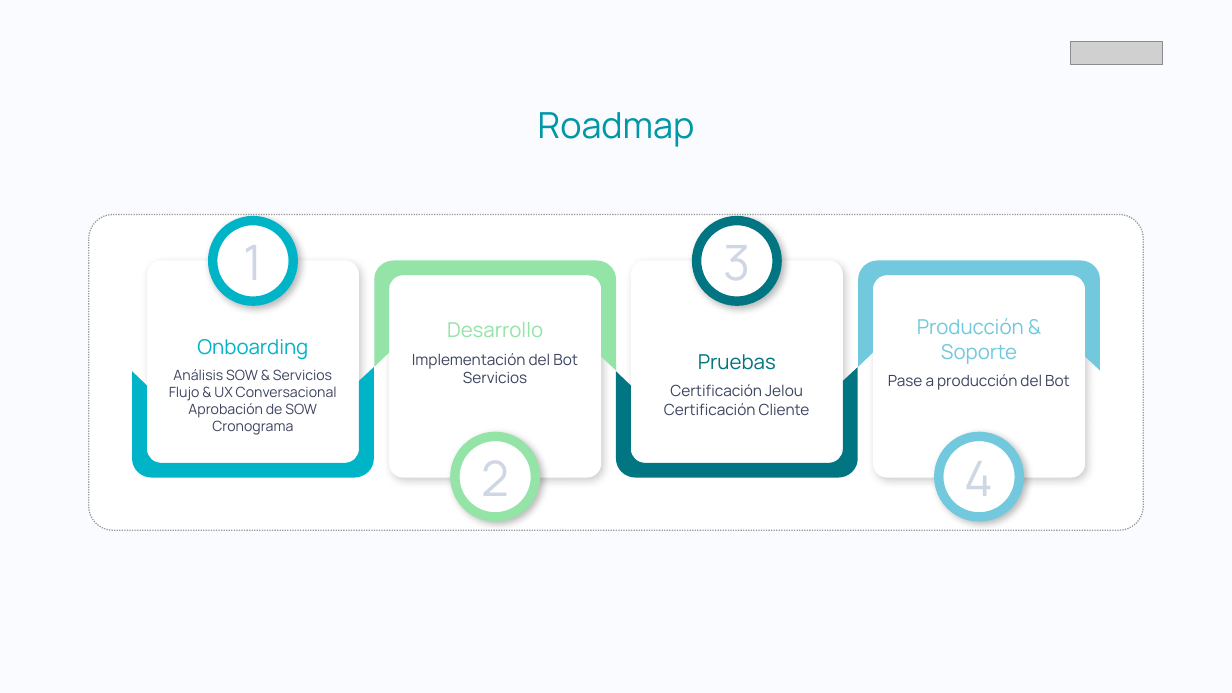
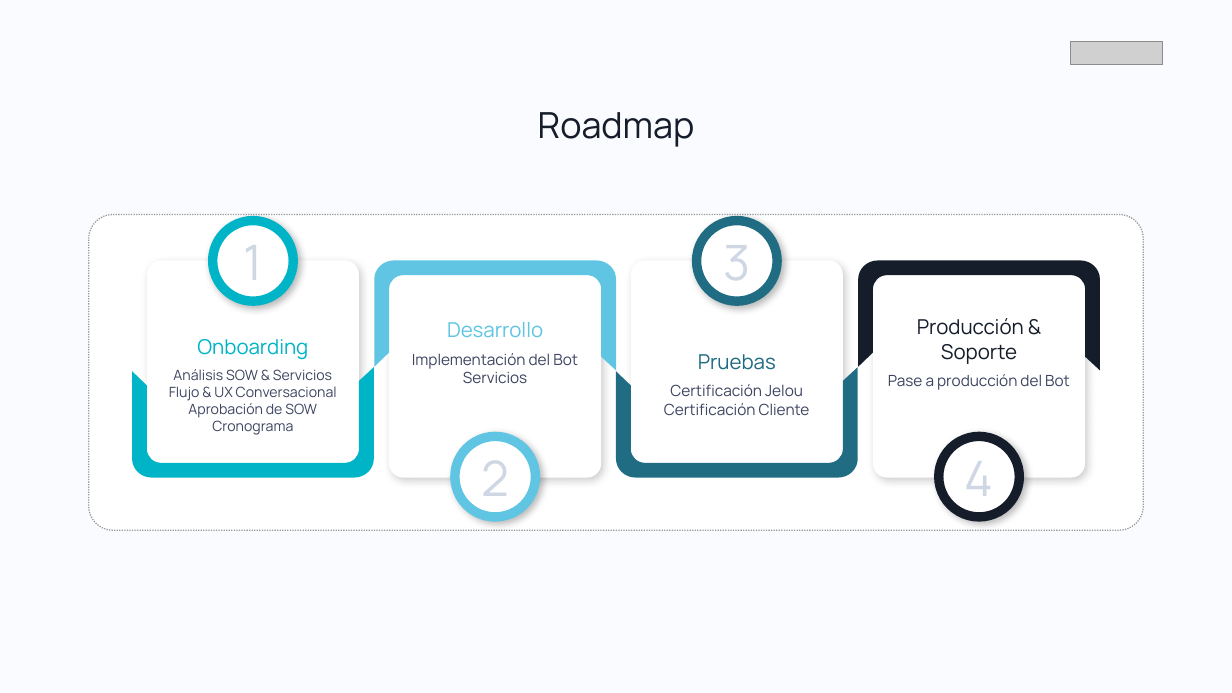
Before and after one commit to danielborja-Jelou/jelou-sow-studio, a slide deck: slide 2 of assets/kickoff-template.pptx. Drawn at 1232x693 pixels with LibreOffice and Linux fonts; fonts in the diff are those of the drawing; grey boxes stand for pictures. Boxes give left, top, right and bottom in pixels: in the first picture for what was removed or moved away, otherwise in the second. Text is boxed around its words. In the diff, an @@ line names an element or a change of style, - is before the commit and + after.

```diff
--- a/assets/kickoff-template.pptx
+++ b/assets/kickoff-template.pptx
@@ text "Roadmap" at (538, 112, 695, 147): text colour #0097A7 to #151C2A @@
@@ ellipse at (697, 221, 777, 301): outline #027582 7.3 pt to #206C83 7.3 pt @@
@@ freeform shape at (374, 261, 616, 371): fill #94E3A7 to #5FC5E3 @@
@@ freeform shape at (859, 261, 1101, 371): fill #72C9DD to #151C2A @@
@@ text at (447, 322, 543, 338): text colour #94E3A7 to #5FC5E3 in "Desarrollo" @@
@@ text at (917, 318, 1024, 364): text colour #72C9DD to #151C2A in "Producción & Soporte" @@
@@ text at (698, 354, 776, 370): text colour #027582 to #206C83 in "Pruebas" @@
@@ freeform shape at (616, 367, 859, 478): fill #027582 to #206C83 @@
@@ ellipse at (455, 436, 535, 517): outline #94E3A7 7.3 pt to #5FC5E3 7.3 pt @@
@@ ellipse at (939, 436, 1019, 517): outline #72C9DD 7.3 pt to #151C2A 7.3 pt @@
```
Also in this commit, not shown: 1 other slide changed, 7 slides added, 8 other files.
